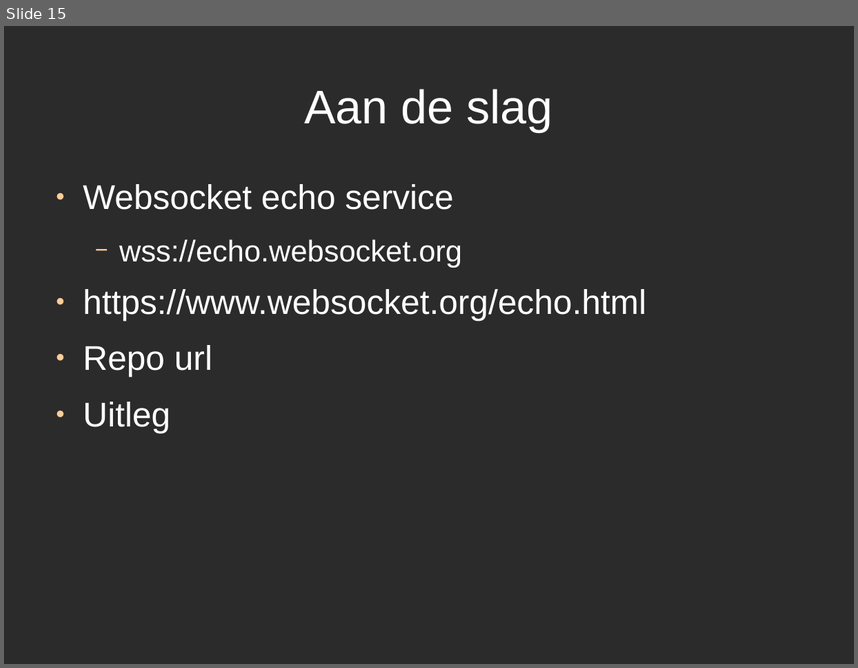
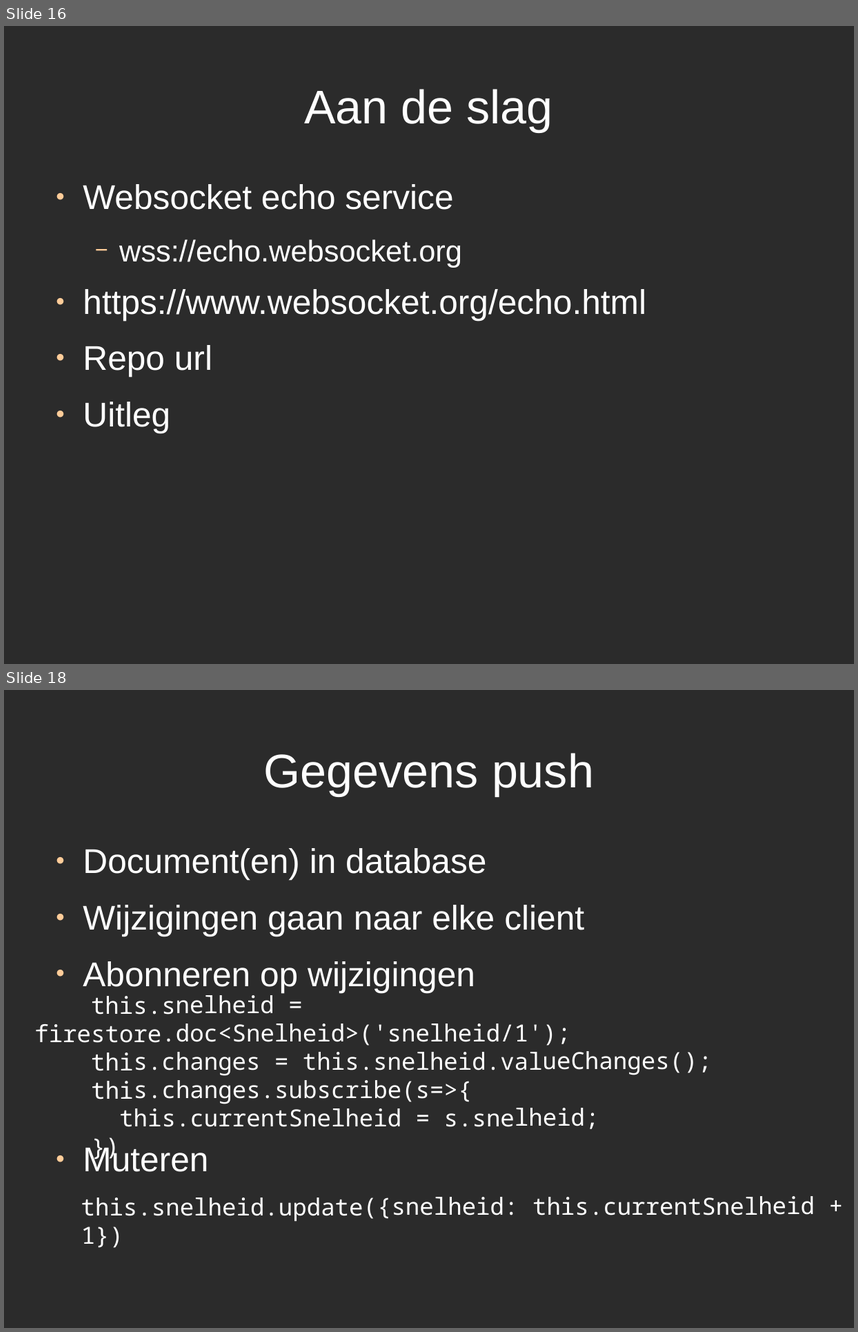
Before and after one commit to jwiggers/demo1, a slide deck: Workshop_Websockets.odp. Shown one above the other, each under a label of ours: slide 15 before the commit, slides 16 and 18 after it; the slides between them are not shown. The pictures are 858x668 and 858x1332 pixels, drawn with LibreOffice and Linux fonts; fonts in the diff are those of the drawing; background and template pictures are left out; a plain dark background stands for a picture behind light text. Boxes give left, top, right and bottom in pixels: in the first picture for what was removed or moved away, otherwise in the second. Text is boxed around its words. In the diff, an @@ line names an element or a change of style, - is before the commit and + after.

Commit message:
fb

```diff
--- a/Workshop_Websockets.odp
+++ b/Workshop_Websockets.odp
@@ slide 18 added at <box>4,690,854,1328</box>, background picture (left out) @@
@@ title added at <box>264,753,594,796</box>, 44 pt, text #FFFFFF @@
+Gegevens push
@@ text added at <box>83,848,584,992</box>, 32 pt, text #FFFFFF @@
+● Document(en) in database
+● Wijzigingen gaan naar elke client
+● Abonneren op wijzigingen
@@ text added at <box>34,995,712,1129</box>, 22 pt, text #FFFFFF @@
+this.snelheid = firestore.doc<Snelheid>('snelheid/1');
+this.changes = this.snelheid.valueChanges();
+this.changes.subscribe(s=>{
+this.currentSnelheid = s.snelheid;
+})
@@ text added at <box>83,1144,208,1172</box>, 32 pt, text #FFFFFF @@
+● Muteren
@@ text added at <box>81,1196,815,1248</box>, 22 pt, text #FFFFFF @@
+this.snelheid.update({snelheid: this.currentSnelheid + 1})
@@ what was slide 15 is now slide 16 @@
```
Also in this commit, not shown: 3 other slides added.
